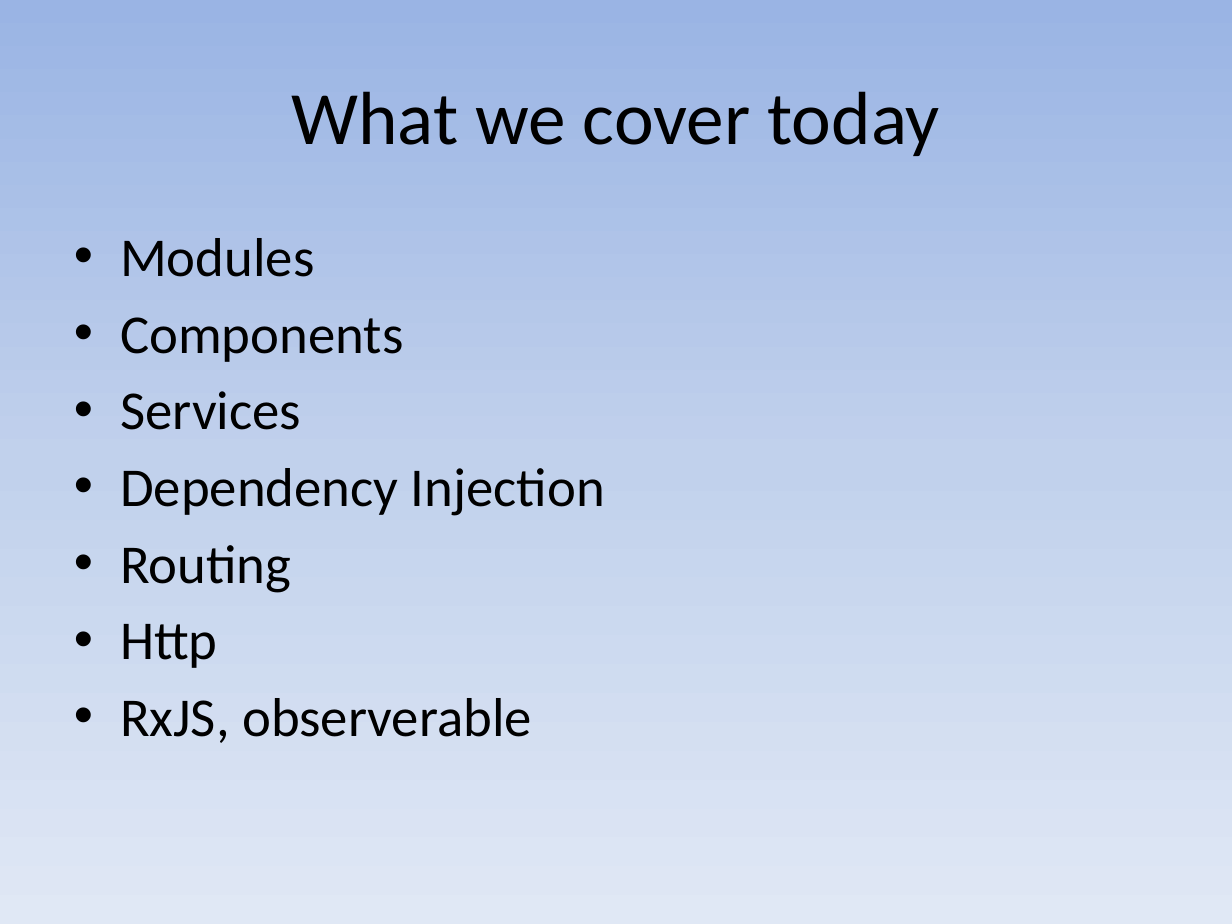
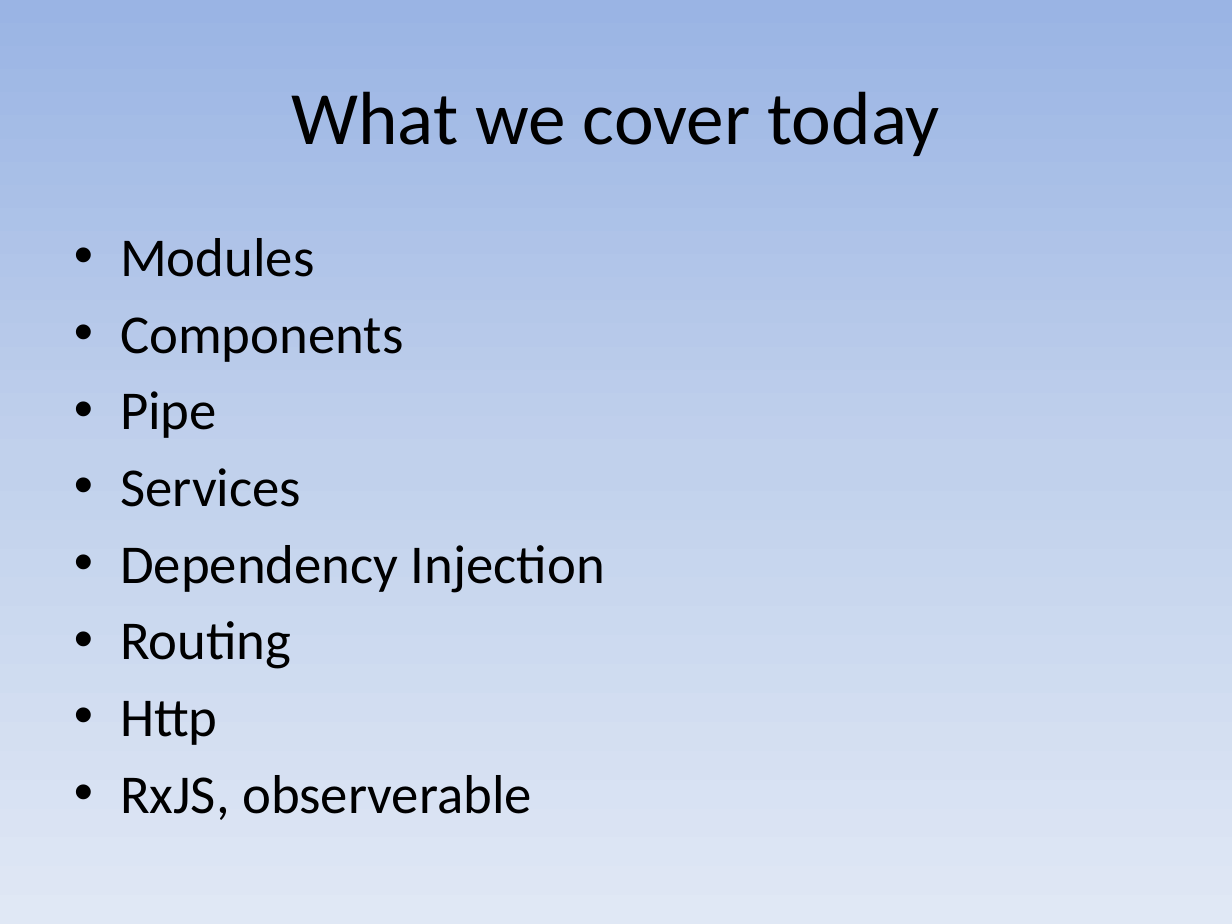
Before and after one commit to mayuanyang/HelloAngular2, a slide deck: slide 4 of angular2.pptx. Drawn at 1232x924 pixels with LibreOffice and Linux fonts; fonts in the diff are those of the drawing. Boxes give left, top, right and bottom in pixels: in the first picture for what was removed or moved away, otherwise in the second. Text is boxed around its words. In the diff, an @@ line names an element or a change of style, - is before the commit and + after.

```diff
--- a/angular2.pptx
+++ b/angular2.pptx
@@ text at box(120, 391, 217, 438): paragraph added @@
+• Pipe
```
Also in this commit, not shown: 2 other slides changed, 2 slides added.
